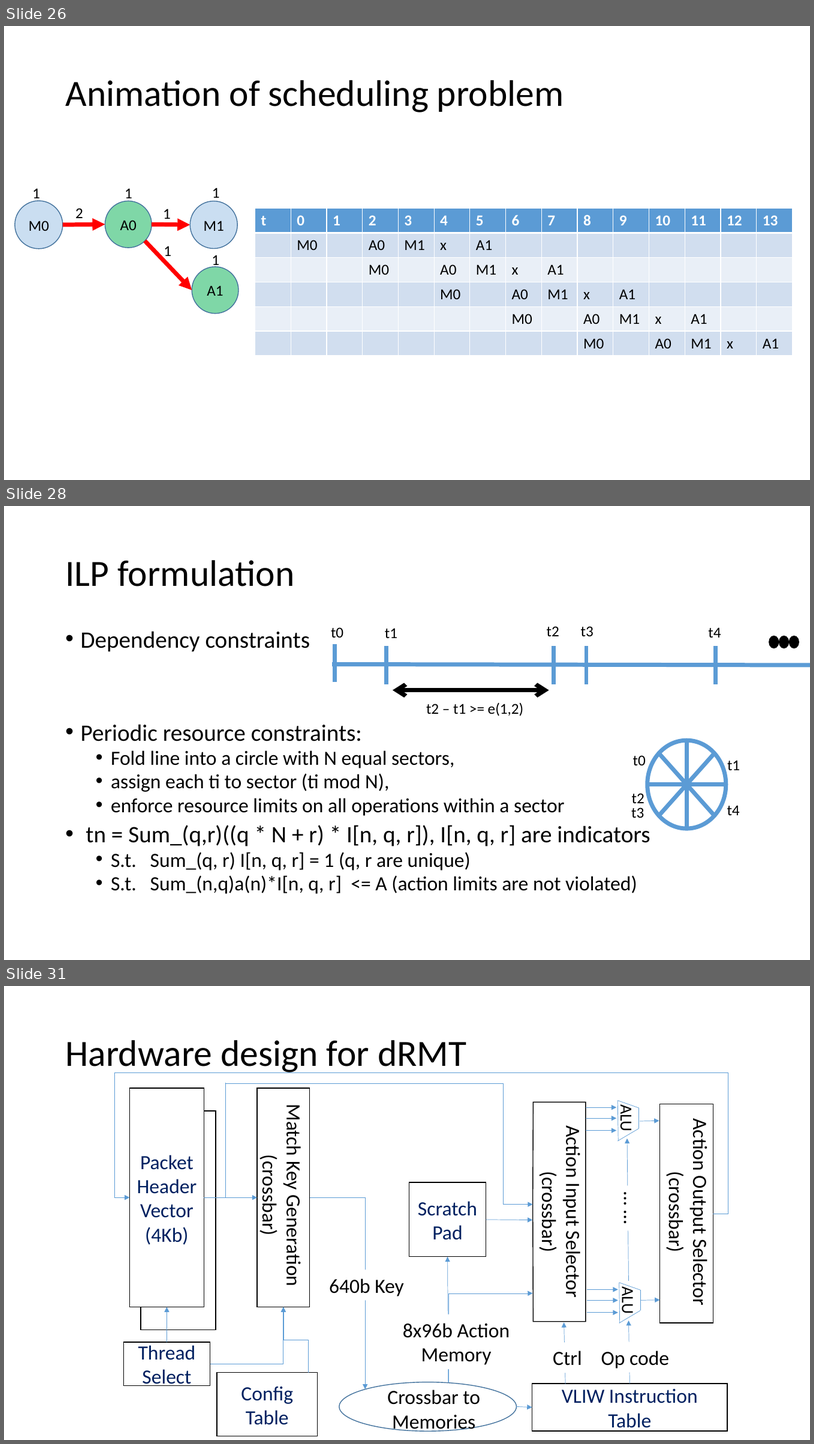
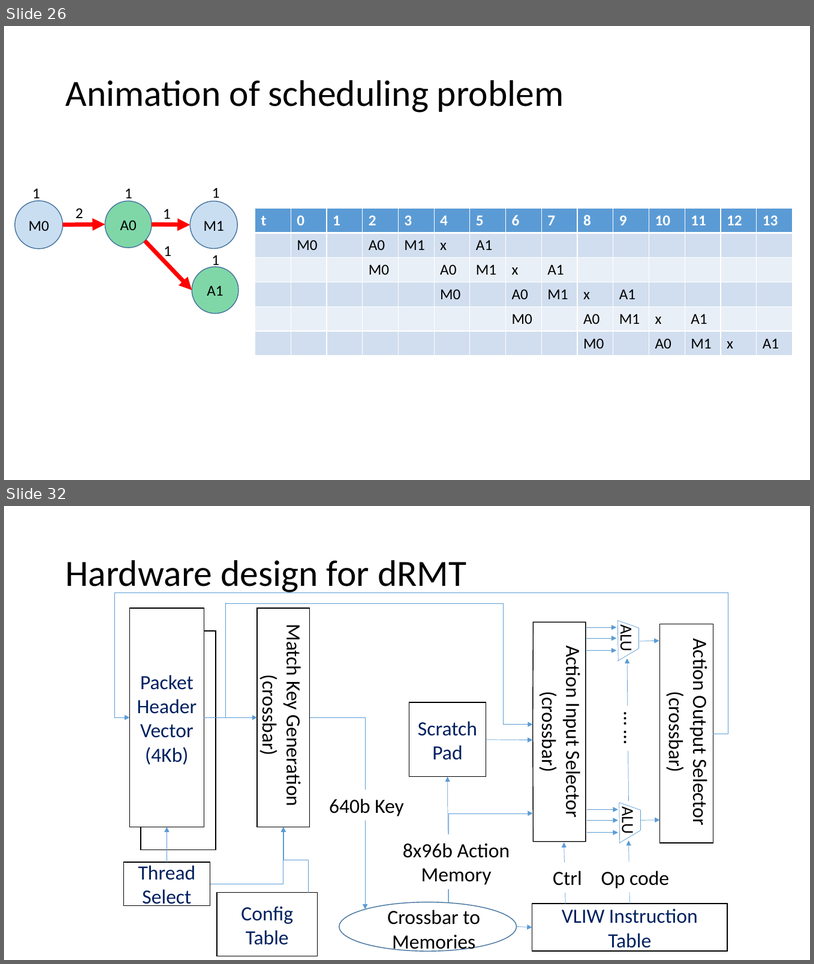
Before and after one commit to anirudhSK/drmt_talk, a slide deck: drmt.pptx. Shown one above the other, each under a label of ours: slides 26, 28 and 31 before the commit, slides 26 and 32 after it; the slides between them are not shown. The pictures are 814x1444 and 814x964 pixels, drawn with LibreOffice and Linux fonts; fonts in the diff are those of the drawing. Boxes give left, top, right and bottom in pixels: in the first picture for what was removed or moved away, otherwise in the second. Text is boxed around its words. In the diff, an @@ line names an element or a change of style, - is before the commit and + after.

```diff
--- a/drmt.pptx
+++ b/drmt.pptx
@@ slide 28 removed at box(4, 506, 810, 960), background #FFFFFF @@
@@ title removed at box(65, 560, 294, 586) @@
-ILP formulation
@@ text removed at box(81, 631, 650, 894) @@
-• Dependency constraints
-• Periodic resource constraints:
-  • Fold line into a circle with N equal sectors,
-  • assign each ti to sector (ti mod N),
-  • enforce resource limits on all operations within a sector
-• tn = Sum_(q,r)((q * N + r) * I[n, q, r]), I[n, q, r] are indicators
-  • S.t. Sum_(q, r) I[n, q, r] = 1 (q, r are unique)
-  • S.t. Sum_(n,q)a(n)*I[n, q, r] <= A (action limits are not violated)
@@ text removed at box(331, 627, 344, 637) @@
-t0
@@ text removed at box(385, 628, 398, 638) @@
-t1
@@ text removed at box(547, 626, 560, 636) @@
-t2
@@ text removed at box(581, 626, 594, 636) @@
-t3
@@ text removed at box(708, 627, 721, 637) @@
-t4
@@ line removed from (335, 644) to (335, 682) @@
@@ line removed from (387, 646) to (387, 684) @@
@@ line removed from (555, 646) to (555, 684) @@
@@ line removed from (587, 646) to (587, 684) @@
@@ line removed from (716, 646) to (716, 684) @@
@@ ellipse removed at box(770, 636, 780, 648) @@
@@ ellipse removed at box(780, 636, 789, 648) @@
@@ ellipse removed at box(790, 636, 800, 648) @@
@@ line removed from (332, 664) to (810, 665) @@
@@ double arrow removed from (393, 690) to (549, 690) @@
@@ text removed at box(426, 702, 524, 716) @@
-t2 – t1 >= e(1,2)
@@ text removed at box(633, 755, 646, 765) @@
-t0
@@ ellipse removed at box(648, 740, 726, 828) @@
@@ line removed from (659, 753) to (715, 816) @@
@@ line removed from (715, 753) to (659, 816) @@
@@ line removed from (687, 740) to (687, 828) @@
@@ text removed at box(728, 760, 740, 770) @@
-t1
@@ text removed at box(632, 793, 645, 803) @@
-t2
@@ line removed from (726, 784) to (648, 784) @@
@@ text removed at box(632, 807, 644, 817) @@
-t3
@@ text removed at box(728, 805, 740, 815) @@
-t4
@@ what was slide 31 is now slide 32 @@
```
Also in this commit, not shown: 12 slides changed, 3 slides added, 1 other slide removed.
